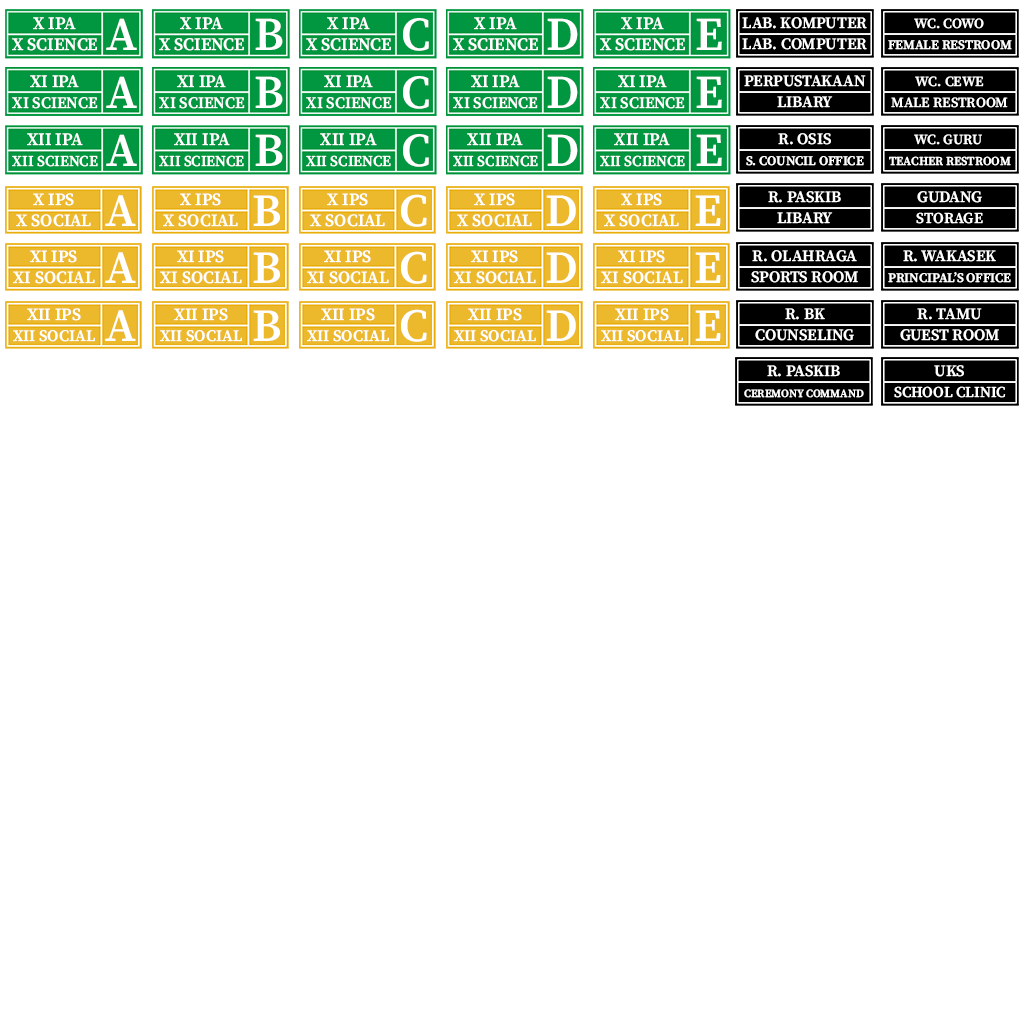
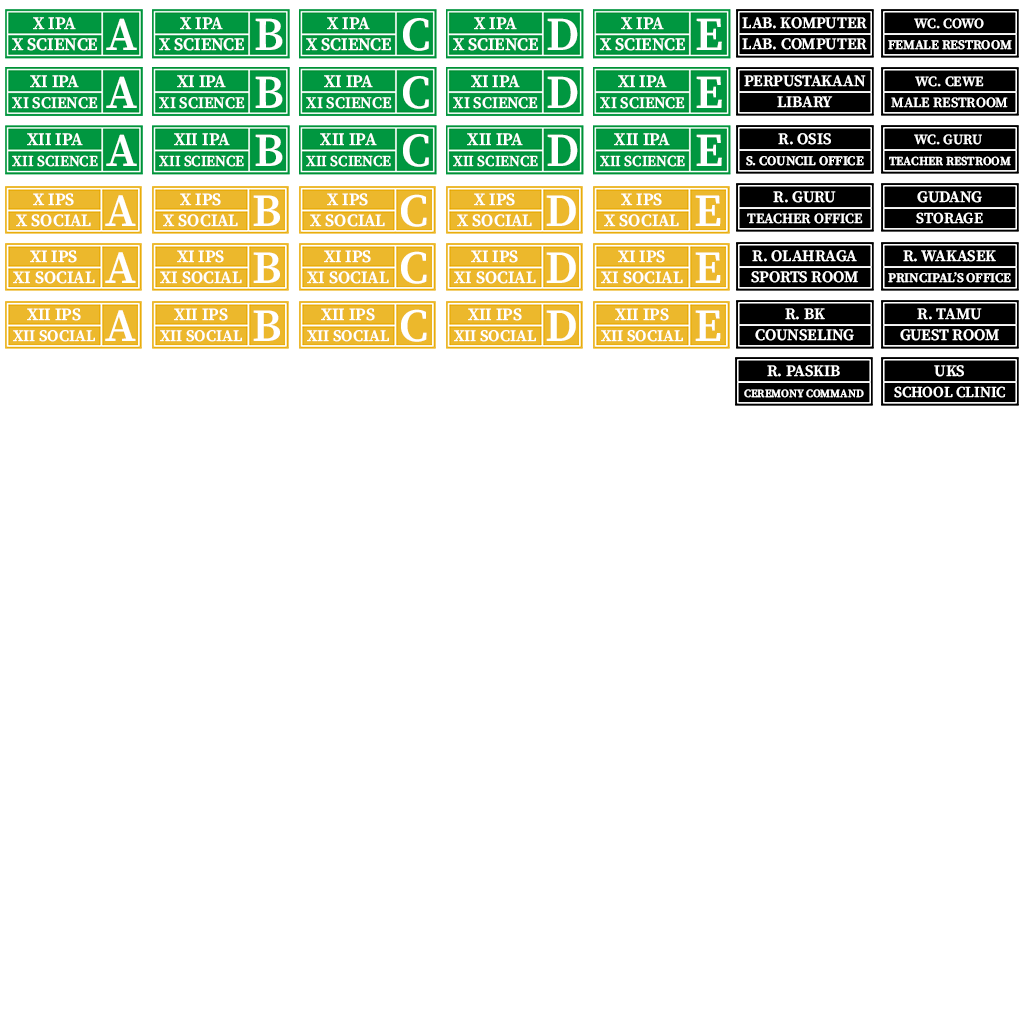
Comparing the layer stacks of the two w=1024, h=1024 images. Changes:
renamed "LIBARY" to "TEACHER OFFICE", painted on it over (747, 212, 863, 224)
renamed "R. PASKIB" to "R. GURU", painted on it over (768, 191, 841, 203)